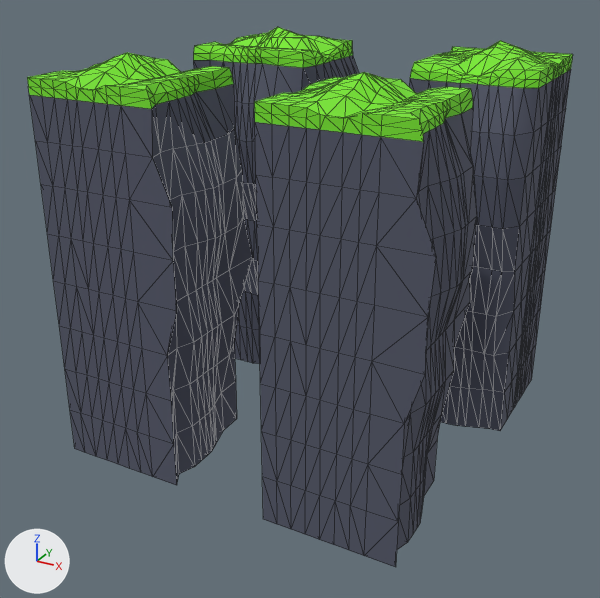
Renders of the COLLADA model 3DAssets/+BlockSet.dae from each side of a commit.
The view is the same before and after, from a camera (50 mm lens) standing at (1.51, -2.94, 1.21) and looking at (-0.04, -0.12, -0.2). Every picture has the same lights, and +X, +Y and +Z are marked at lower left. Mesh edges are drawn as thin lines.

The first picture shows 'BlockSet'.
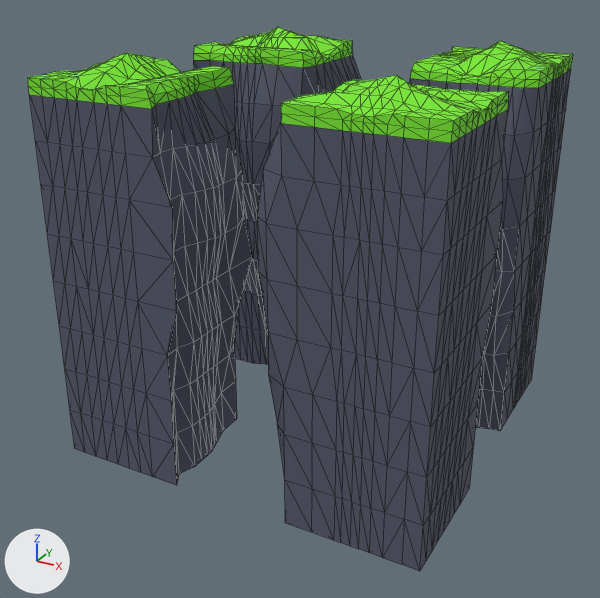
Where the change shows, as pixel boxes [x1, y1, x2, y2] in the pictures (600 x 598 px; the box of a moved part takes in the faces that stretch with it):
'BlockSet', reshaped
    before: [27, 27, 573, 567]
    after: [27, 27, 573, 571]
part 1 of me_blocksetmesh, moved or reshaped
    before: [193, 27, 359, 364]
    after: [410, 40, 573, 431]
part 2 of me_blocksetmesh, moved or reshaped
    before: [27, 52, 252, 486]
    after: [193, 27, 361, 365]
part 3 of me_blocksetmesh, moved or reshaped
    before: [254, 72, 477, 567]
    after: [257, 75, 508, 571]
part 4 of me_blocksetmesh, moved or reshaped
    before: [409, 40, 573, 431]
    after: [27, 52, 252, 486]

The edits, one by one:
me_blocksetmesh has 2000 vertices, 3980 faces and spans x -0.79..0.77, y -0.78..0.78, z -0.81..0.81.
me_blocksetmesh is used by ob_blockset; location (0.0, 0.0, 0.0).
me_blocksetmesh part 1: the loose piece of 500 vertices spanning x -0.79..-0.13, y 0.18..0.78, z -0.81..0.81 is turned -90 degrees about the z axis through its middle, then moved by (0.93, -0.03, 0.0).
me_blocksetmesh part 2: the loose piece of 500 vertices spanning x -0.78..-0.18, y -0.77..-0.11, z -0.81..0.81 is turned -90 degrees about the z axis through its middle, then moved by (0.02, 0.92, 0.0).
me_blocksetmesh part 3: the loose piece of 500 vertices spanning x 0.17..0.77, y -0.78..-0.12, z -0.81..0.81 is turned 90 degrees about the z axis through its middle, then moved by (-0.02, -0.01, 0.0).
me_blocksetmesh part 4: the loose piece of 500 vertices spanning x 0.17..0.77, y 0.12..0.78, z -0.81..0.81 is turned 180 degrees about the z axis through its middle, then moved by (-0.95, -0.89, 0.0).
